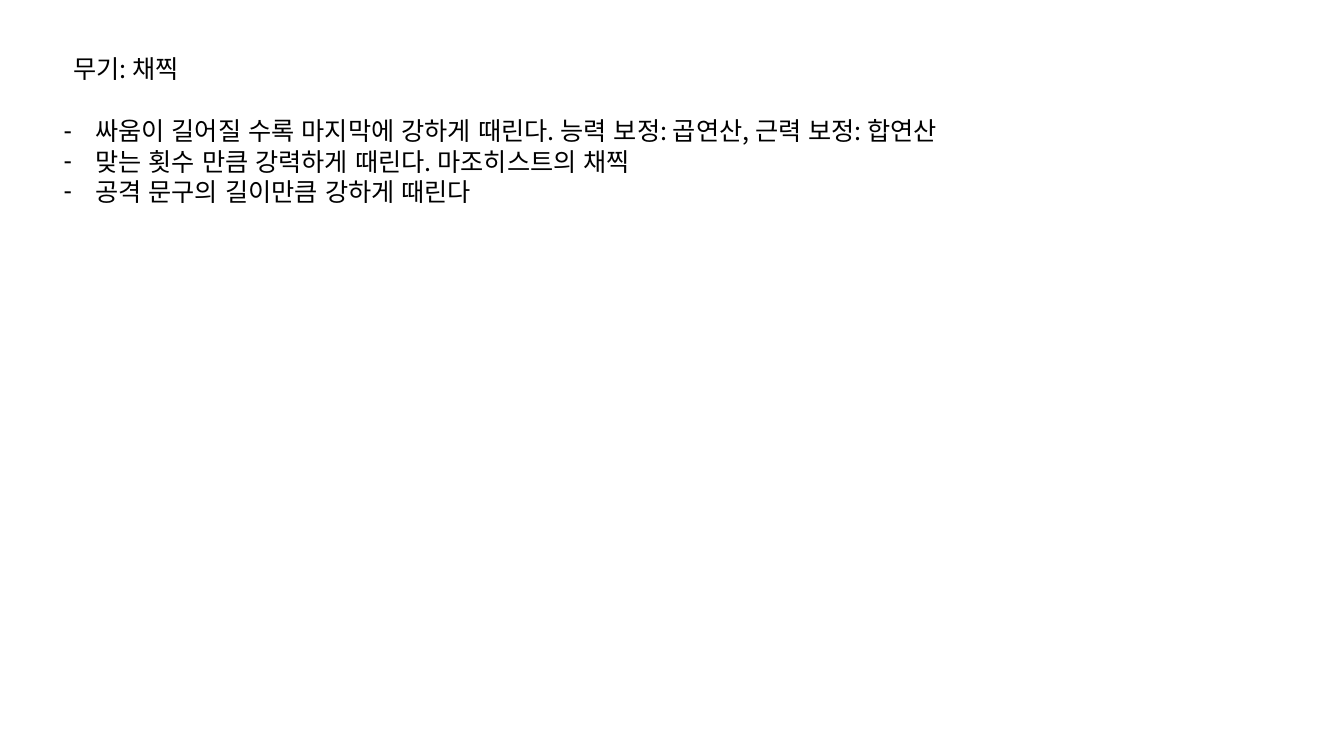
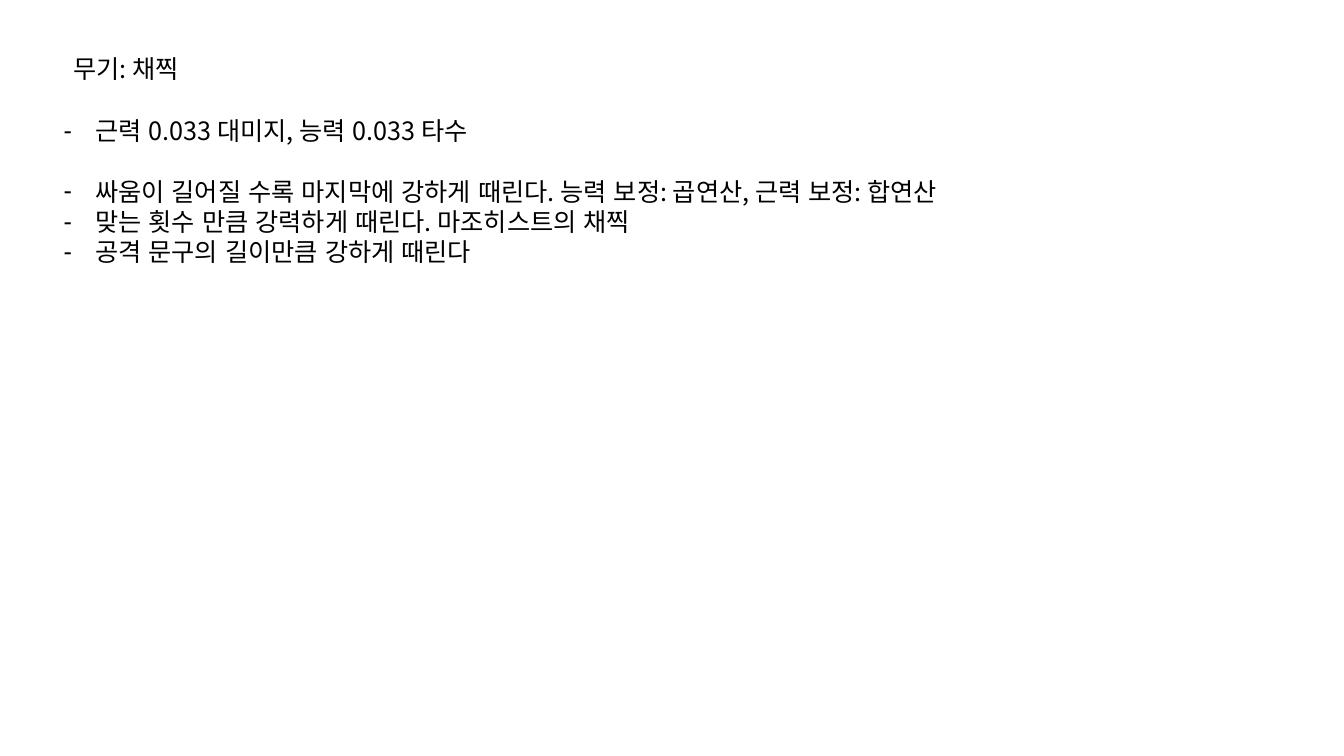
Before and after one commit to IdfKLeh/capstone, a slide deck: slide 11 of 수집요소.pptx. Drawn at 1344x756 pixels with LibreOffice and Linux fonts; fonts in the diff are those of the drawing. Boxes give left, top, right and bottom in pixels: in the first picture for what was removed or moved away, otherwise in the second. Text is boxed around its words. In the diff, an @@ line names an element or a change of style, - is before the commit and + after.

```diff
--- a/수집요소.pptx
+++ b/수집요소.pptx
@@ text at (95, 119, 467, 145): paragraph added @@
+– 근력 0.033 대미지, 능력 0.033 타수
```
Also in this commit, not shown: 5 other slides changed, 2 other files.
